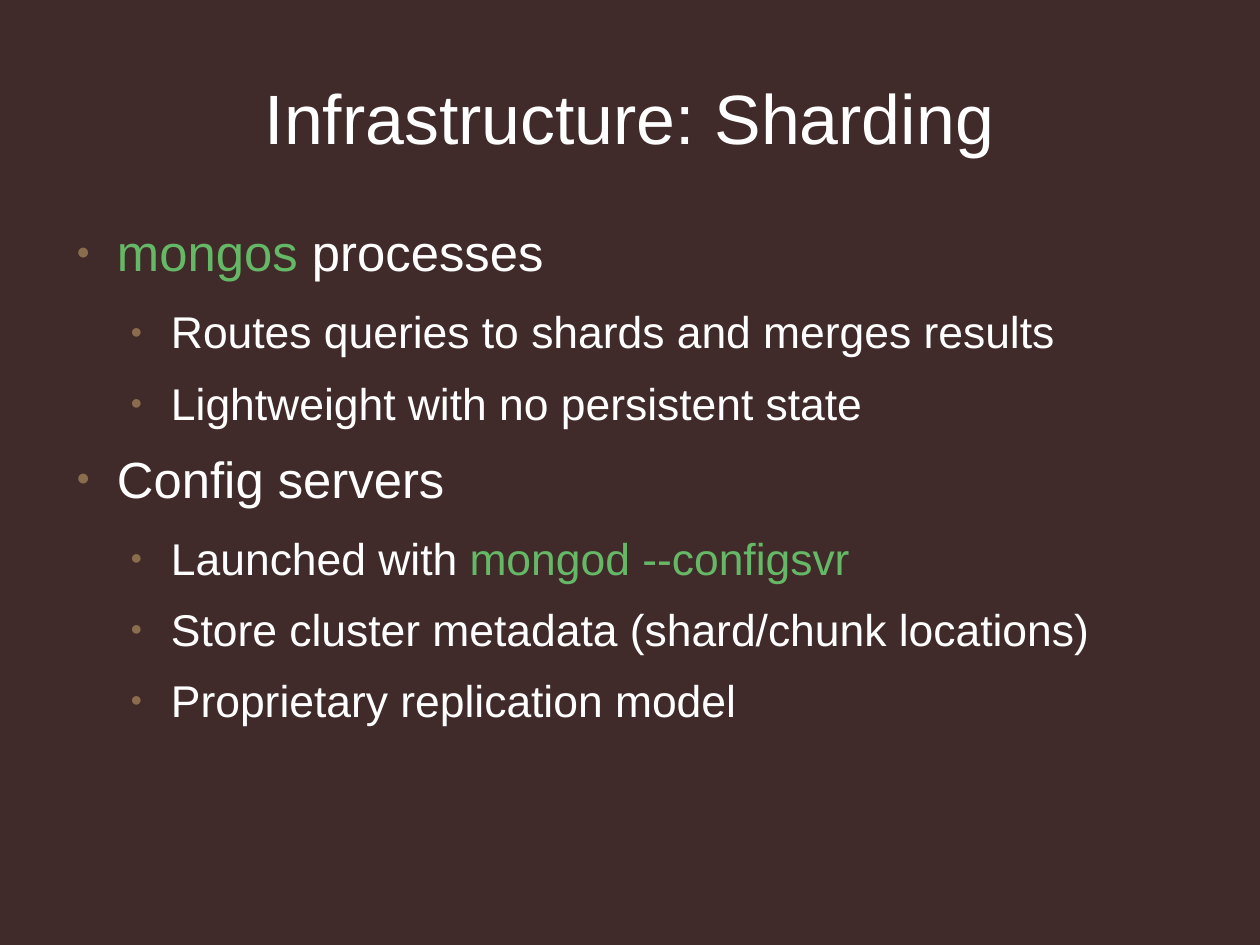
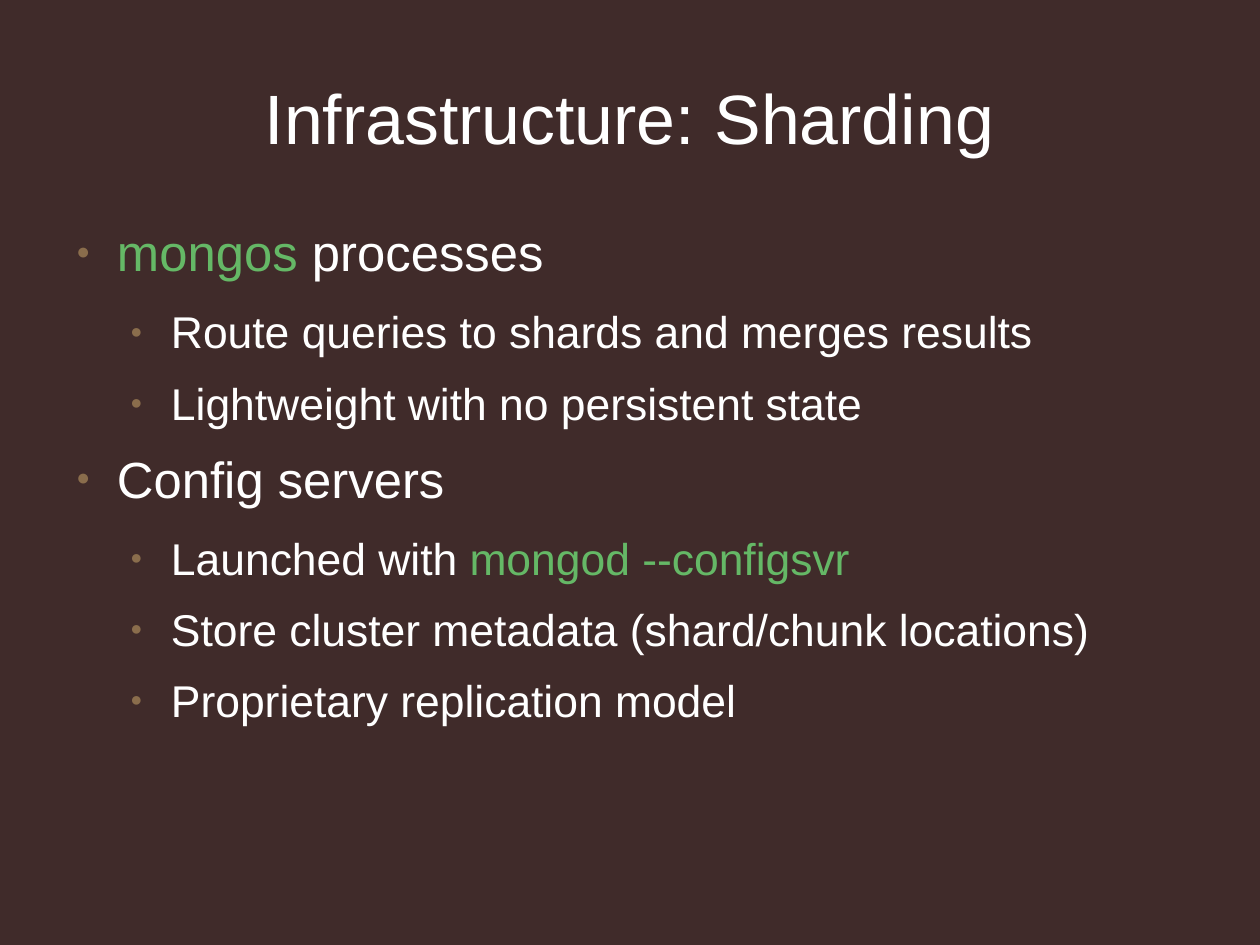
Before and after one commit to jmikola/slides, a slide deck: slide 7 of 20120607-symfony_live/using_mongodb_responsibly.odp. Drawn at 1260x945 pixels with LibreOffice and Linux fonts; fonts in the diff are those of the drawing; background and template pictures are left out. Boxes give left, top, right and bottom in pixels: in the first picture for what was removed or moved away, otherwise in the second. Text is boxed around its words. In the diff, an @@ line names an element or a change of style, - is before the commit and + after.

```diff
--- a/20120607-symfony_live/using_mongodb_responsibly.odp
+++ b/20120607-symfony_live/using_mongodb_responsibly.odp
@@ text at (171,315,1032,358): text changed @@
-  ● Routes queries to shards and merges results
+  ● Route queries to shards and merges results
```
Also in this commit, not shown: 4 other slides changed, 2 slides added, 1 slide removed, 1 other file.
